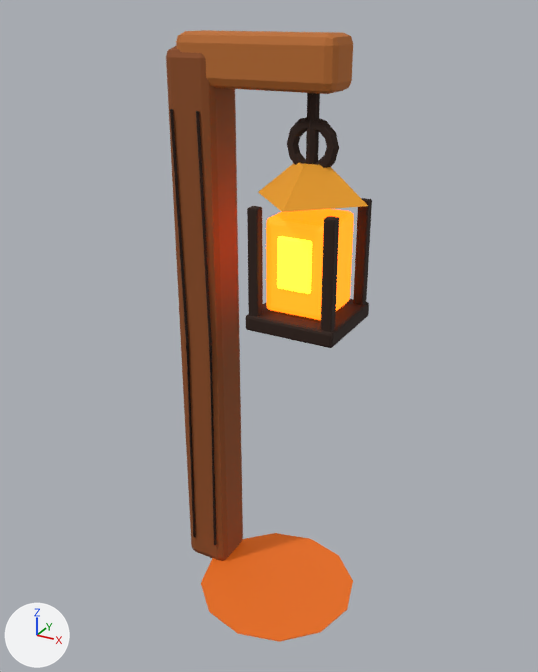
The glTF model exports/environment/components/forest_lantern_post.glb as it was, and as the next commit left it.
Both versions are drawn from a 50 mm camera at (1.128, -1.691, 1.666) aimed at (0.22, -0.04, 0.841). Arrows for +X, +Y and +Z are at lower left; the lights stay in place. The first picture is the older version.

The first picture shows 'Lantern amber glass', 'Lantern bottom', 'Lantern corner', 'Lantern corner.002', 'Lantern corner.003', 'Lantern hanger', 'Lantern hot glass inset', 'Lantern post grain.001', 'Lantern roof', 'Lantern warm ground bounce', 'Woodland lantern bracket', 'Woodland lantern upright' and 2 more.
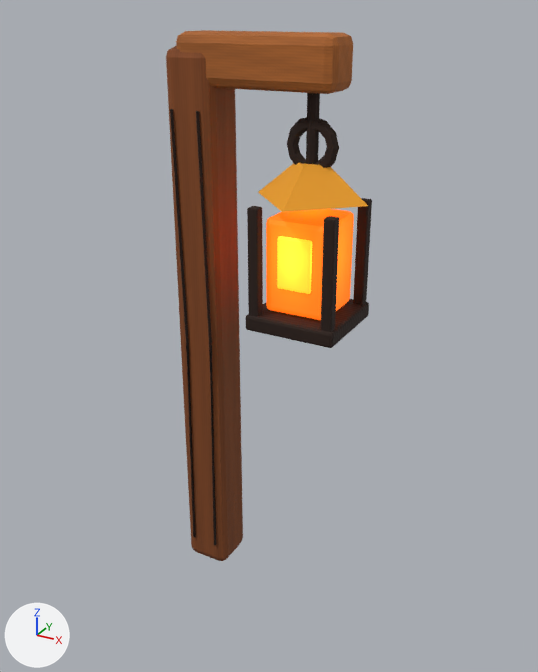
Pixel boxes [x1, y1, x2, y2] of what changed, in the pictures (538 x 672 px):
```json
{"object": "Lantern warm ground bounce", "change": "deleted", "before": [201, 533, 353, 642]}
{"object": "Lantern amber glass", "change": "surface changed", "before": [266, 209, 354, 320], "after": [266, 209, 354, 320]}
```

Edits to the scene script, one JSON object a line:
```json
{"op": "add", "block": "img_painted_window_emission", "code": ["img_painted_window_emission = load_image('painted_window_emission', '_unpacked/painted_window_emission', 512, 512, 'sRGB')"]}
{"op": "add", "block": "img_painted_window_color", "code": ["img_painted_window_color = load_image('painted_window_color', '_unpacked/painted_window_color', 512, 512, 'sRGB')"]}
{"op": "add", "block": "img_painted_window_roughness", "code": ["img_painted_window_roughness = load_image('painted_window_roughness', '_unpacked/painted_window_roughness', 512, 512, 'Non-Color')"]}
{"block": "mat_window", "change": "nodes: BsdfPrincipled, OutputMaterial"}
{"block": "mat_window", "change": "colours: orange #ff6e0b"}
{"block": "mat_window", "change": "nodes: BsdfPrincipled, Math, OutputMaterial, SeparateColor, TexImage x3"}
{"block": "mat_window", "change": "uses the picture img_painted_window_color"}
{"block": "mat_window", "change": "uses the picture img_painted_window_emission"}
{"block": "mat_window", "change": "uses the picture img_painted_window_roughness"}
{"op": "remove", "block": "ob_lantern_warm_ground_bounce", "code": ["ob_lantern_warm_ground_bounce = bpy.data.objects.new('Lantern warm ground bounce', me_lantern_warm_ground_bounce)", "ob_lantern_warm_ground_bounce.location = (0.26, -0.06, 0.007)"]}
```
